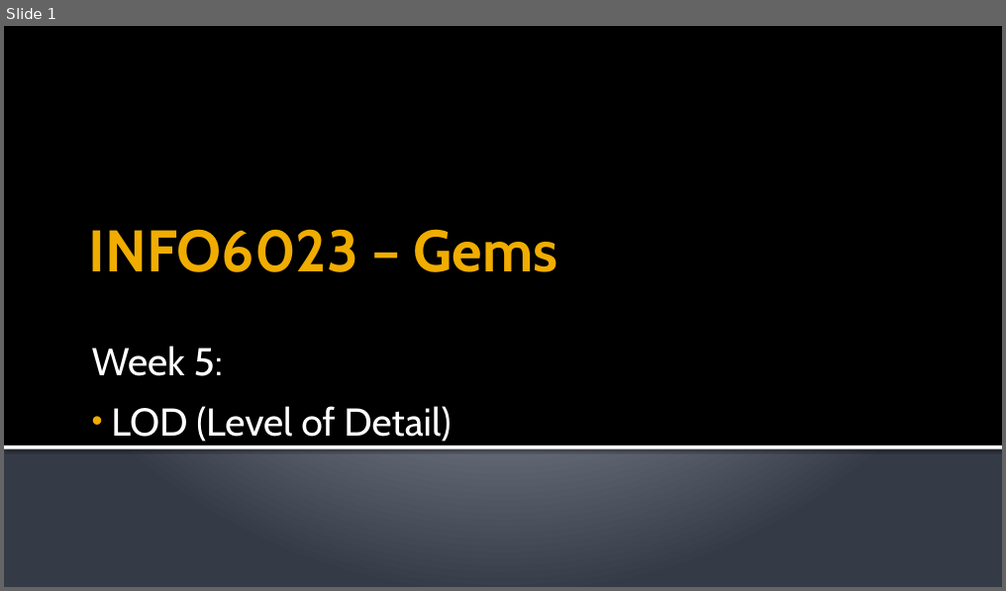
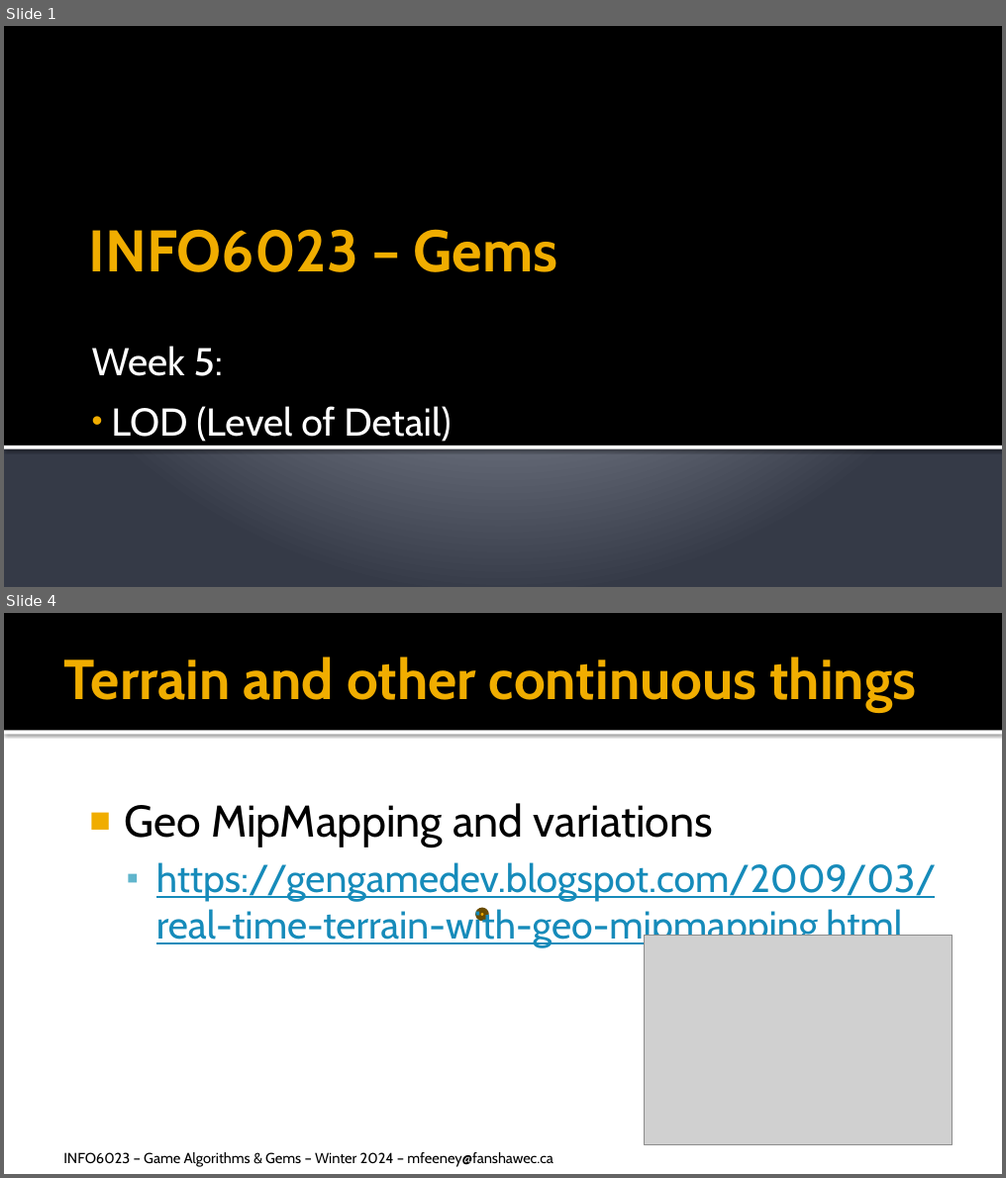
Before and after one commit to FeeneyCodes/GDP202324, a slide deck: 6023_Gems/D2D/W06_LOD_1/6023_W06_LOD_part_1.pptx. Shown one above the other, each under a label of ours: slide 1 before the commit, slides 1 and 4 after it; the slides between them are not shown. The pictures are 1006x591 and 1006x1178 pixels, drawn with LibreOffice and Linux fonts; fonts in the diff are those of the drawing; grey boxes stand for pictures. Boxes give left, top, right and bottom in pixels: in the first picture for what was removed or moved away, otherwise in the second. Text is boxed around its words. In the diff, an @@ line names an element or a change of style, - is before the commit and + after.

```diff
--- a/6023_Gems/D2D/W06_LOD_1/6023_W06_LOD_part_1.pptx
+++ b/6023_Gems/D2D/W06_LOD_1/6023_W06_LOD_part_1.pptx
@@ slide 4 added at [4,613,1002,1174], background #FFFFFF @@
@@ rectangle added at [4,613,1002,731], fill #000000 @@
@@ title added at [63,657,916,712], 40.5 pt, text #F0AD00, bold @@
+Terrain and other continuous things
@@ rectangle added at [4,731,1002,735], fill #FFFFFF @@
@@ text added at [125,803,937,949], 28 pt, text #168BBA, underline @@
+■ Geo MipMapping and variations
+  ▪ https://gengamedev.blogspot.com/2009/03/real-time-terrain-with-geo-mipmapping.html
@@ ellipse added at [478,910,486,918], fill #F0AD00, outline #694C00 3.78 pt @@
@@ picture added at [645,936,952,1146] @@
@@ text added at [63,1153,553,1167], 10.5 pt, text #000000 @@
+INFO6023 – Game Algorithms & Gems – Winter 2024 – mfeeney@fanshawec.ca
```
Also in this commit, not shown: 4 other slides added, 1 slide removed, 11 other files.
